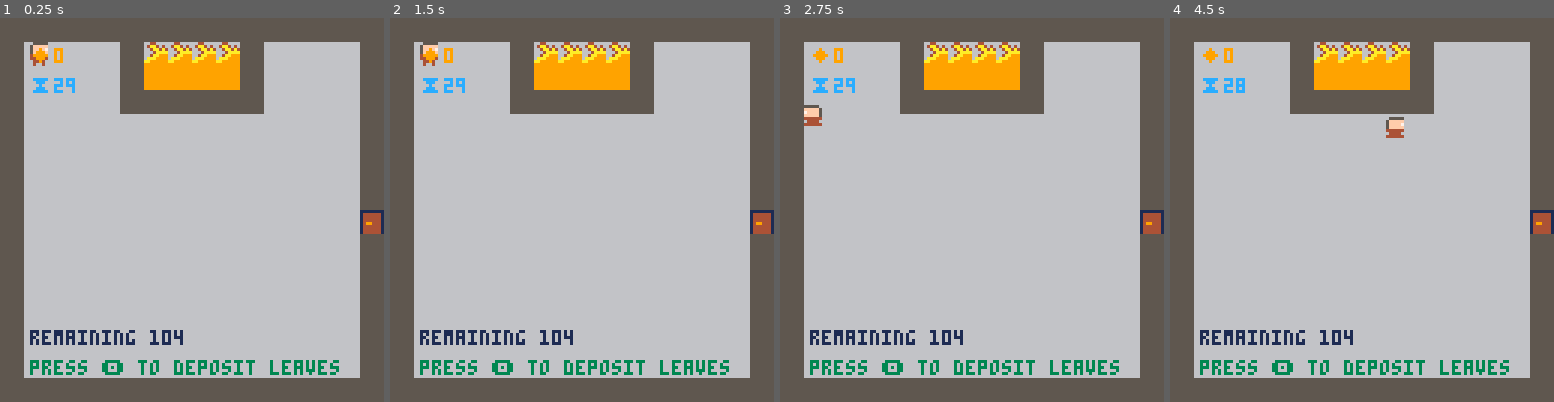
Above: before the commit, frames 1-4 (left to right).
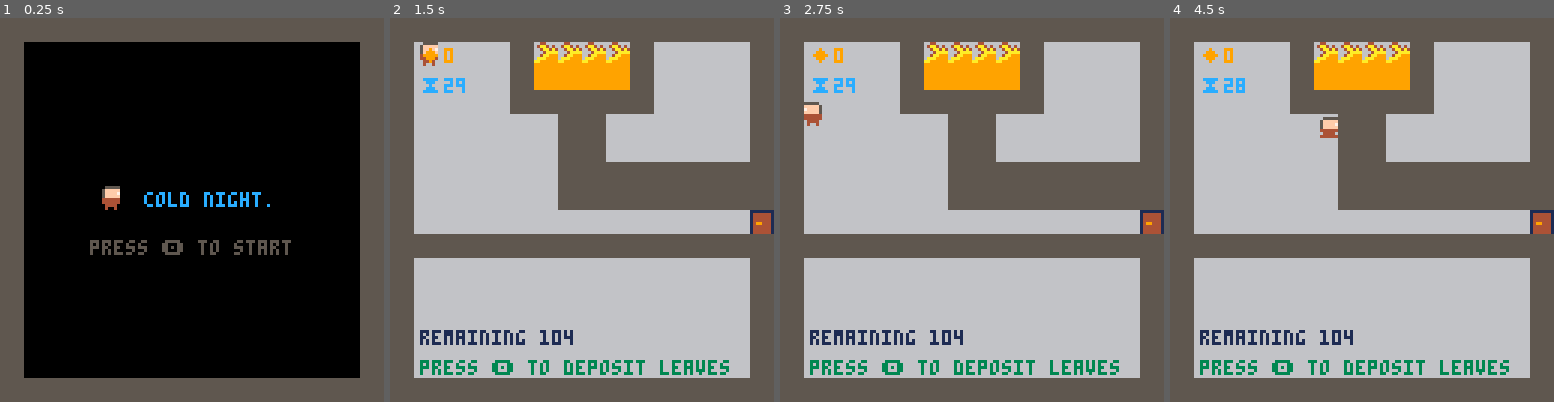
Above: after the commit, the same moments.

Repository: Loremus299/Mini-Jam-221
Game: PICO-8 cartridge index.p8
Same seed, same stepped clock (60 frames per second), same inputs: the game is played once before the commit and once after it.
Inputs:
- Up to frame 1 (0.25 s): no input
- Up to frame 2 (1.5 s): tap O (Z key) at 0.33, 0.7, 1.43 s; tap X (X key) at 1.07 s
- Up to frame 3 (2.75 s): hold Left 1.97-2.37 s; tap X (X key) at 2.07, 2.4, 2.73 s; tap O (Z key) at 2.22 s; hold Down from 2.42 s (still down)
- Up to frame 4 (4.5 s): release Down at 2.82 s; hold Right 2.87-3.53 s; tap X (X key) every 0.33 s from 3.07 to 4.4 s; tap O (Z key) at 3.1, 3.98 s; hold Up 3.58-4.08 s; hold Right from 4.13 s (still down)

The runs differ from the first frame. In frame 1, 77% of the frame differs, in the area x 6-100%, y 6-94%; in frame 2, 13%; in frame 3, 13%; in frame 4, 14%.

Commit message:
title screen

Diff:
--- a/index.p8
+++ b/index.p8
@@ -408,11 +408,10 @@
 function winInit()
 	sd.mapX = 6
 	sd.mapY = 3
-	sfx(06)
 end
 
 function winUpdate()
-	if btnp(5) then
+	if btnp(4) then
 		run()
 	end
 end
@@ -422,7 +421,26 @@
 	map(sd.mapX * 16, sd.mapY * 16)
 	print("you survived.", 42, 54, 9)
 	print("the midnight.", 42, 64, 9)
-	print("press ❎ to retry", 30, 74, 5)
+	print("press 🅾️ to retry", 30, 74, 5)
+end
+
+function titleInit()
+	sd.mapX = 7
+	sd.mapY = 2
+end
+
+function titleUpdate()
+	if btnp(4) then
+		sceneManager.cur = "room"
+		sceneManager[sceneManager.cur].init()
+	end
+end
+
+function titleDraw()
+	cls(0)
+	map(sd.mapX * 16, sd.mapY * 16)
+	print("cold night.", 48, 58, 12)
+	print("press 🅾️ to start", 30, 74, 5)
 end
 -->8
 sceneManager = {
@@ -446,7 +464,12 @@
 		update = winUpdate,
 		draw = winDraw
 	},
-  cur = "room"
+	title = {
+		init = titleInit,
+    update = titleUpdate,
+    draw = titleDraw
+	},
+  cur = "title"
 }
 function _init()
 	sceneManager[sceneManager.cur].init()
Not shown, changed: 22 lines of the sprite sheet (__gfx__) section of index.p8
Not shown, changed: the music (__music__) section of index.p8
Not shown, changed: the sound effects (__sfx__) section of index.p8
